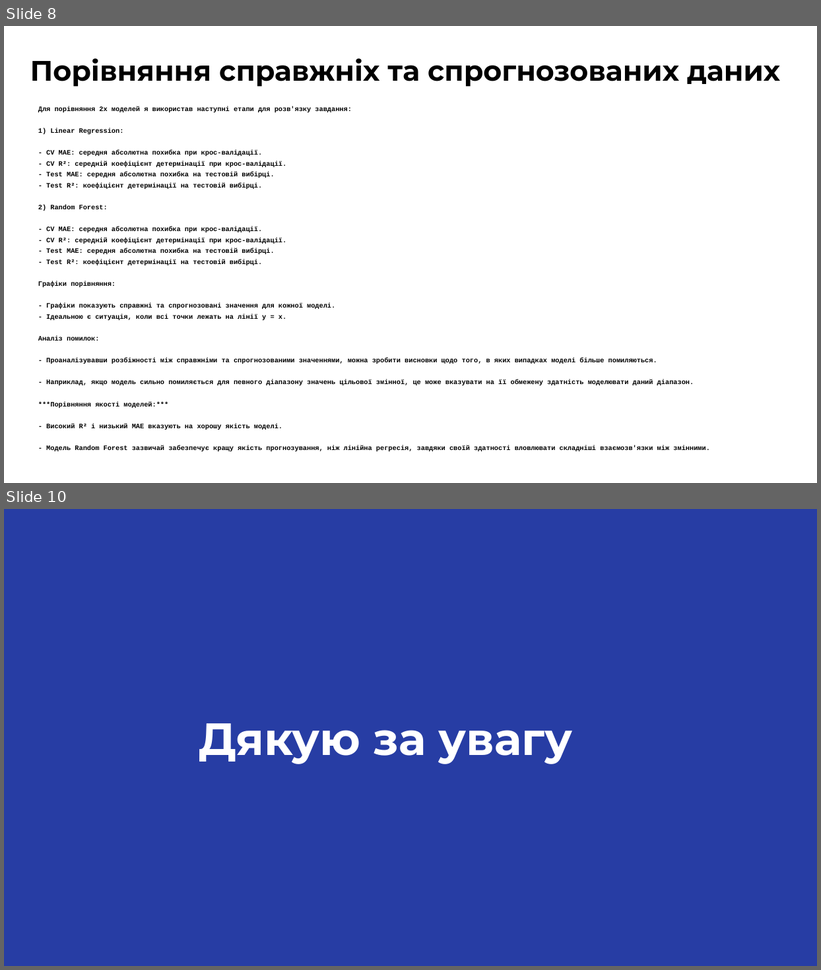
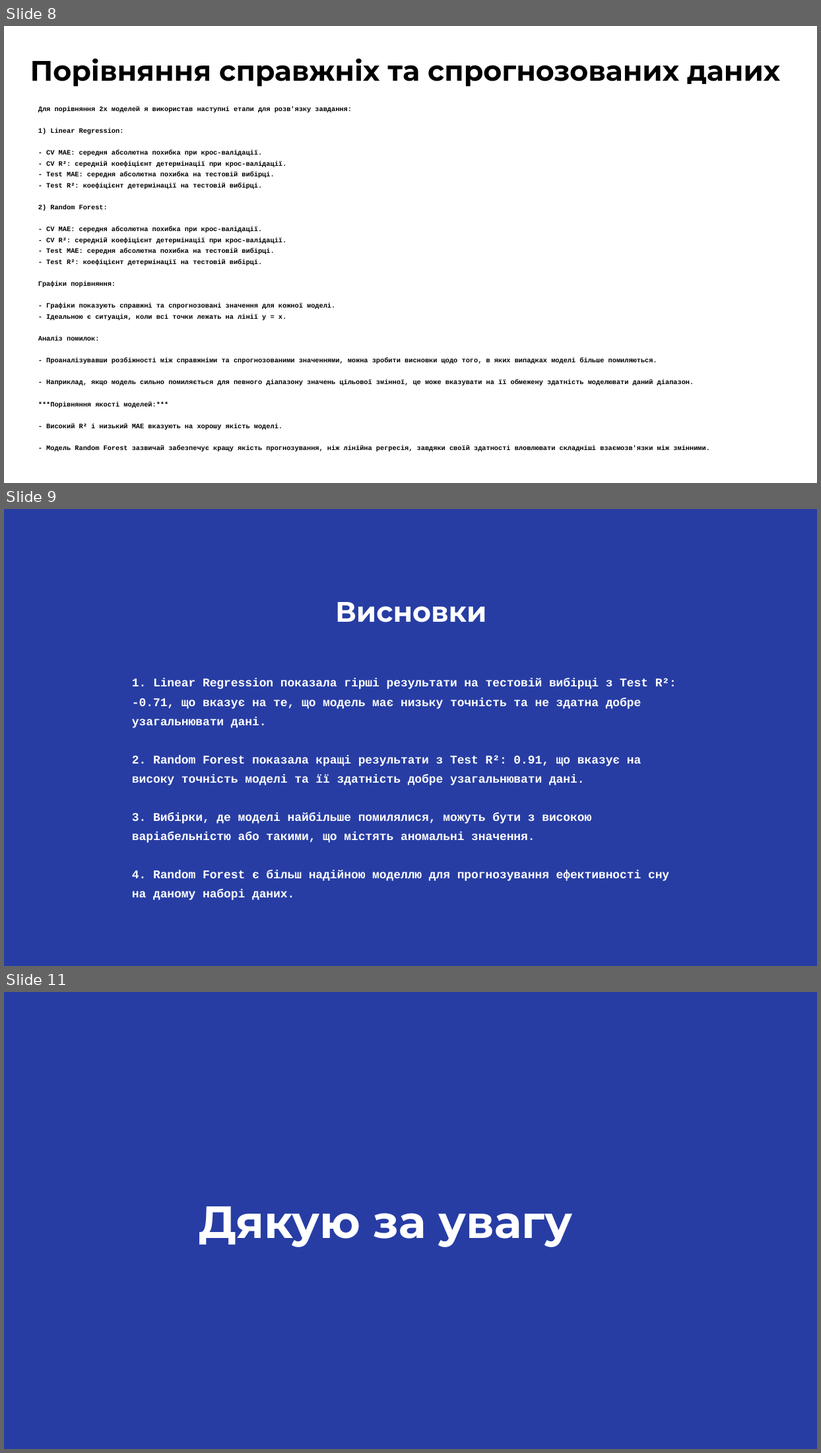
Before and after one commit to ViktorSvertoka/colab-hw, a slide deck: presentation.pptx. Shown one above the other, each under a label of ours: slides 8 and 10 before the commit, slides 8, 9 and 11 after it; the slides between them are not shown. The pictures are 821x970 and 821x1453 pixels, drawn with LibreOffice and Linux fonts; fonts in the diff are those of the drawing. Boxes give left, top, right and bottom in pixels: in the first picture for what was removed or moved away, otherwise in the second. Text is boxed around its words. In the diff, an @@ line names an element or a change of style, - is before the commit and + after.

```diff
--- a/presentation.pptx
+++ b/presentation.pptx
@@ slide 9 added at bbox=[4, 509, 817, 966], background #273DA4 @@
@@ text added at bbox=[335, 602, 486, 623], 25 pt, text #FFFFFF, bold @@
+Висновки
@@ text added at bbox=[132, 679, 677, 900], 10.5 pt, text #FFFFFF, bold @@
+1. Linear Regression показала гірші результати на тестовій вибірці з Test R²: -0.71, що вказує на те, що модель має низьку точність та не здатна добре узагальнювати дані.
+2. Random Forest показала кращі результати з Test R²: 0.91, що вказує на високу точність моделі та її здатність добре узагальнювати дані.
+3. Вибірки, де моделі найбільше помилялися, можуть бути з високою варіабельністю або такими, що містять аномальні значення.
+4. Random Forest є більш надійною моделлю для прогнозування ефективності сну на даному наборі даних.
@@ what was slide 10 is now slide 11 @@
```
Also in this commit, not shown: 2 slides changed.
